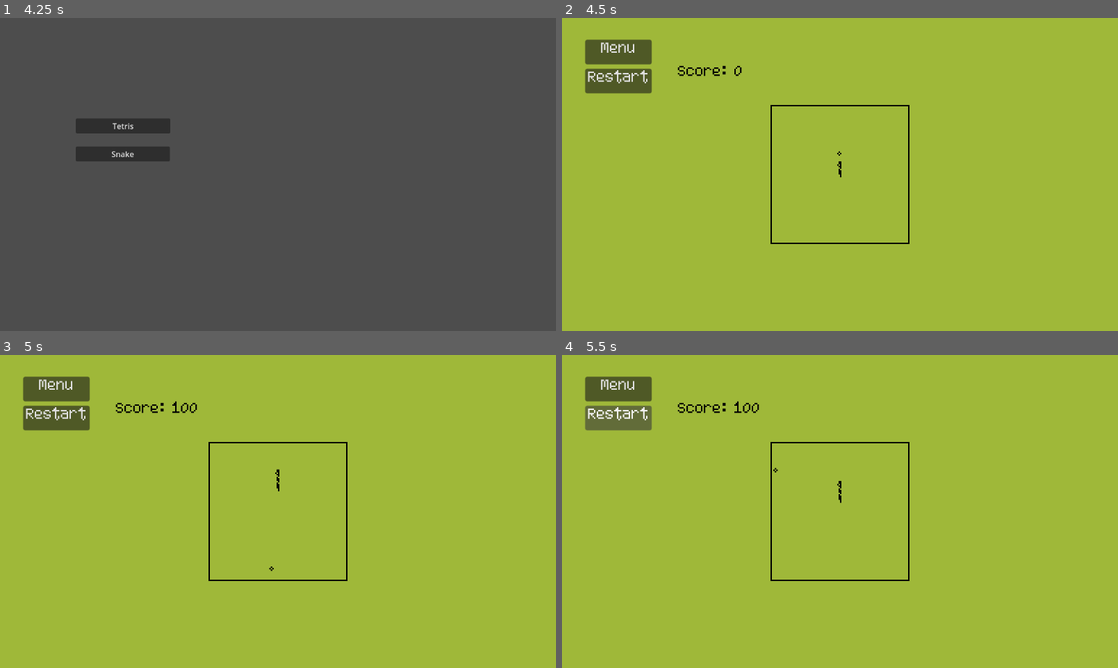
Above: before the commit, frames 1-4 (two rows, left to right).
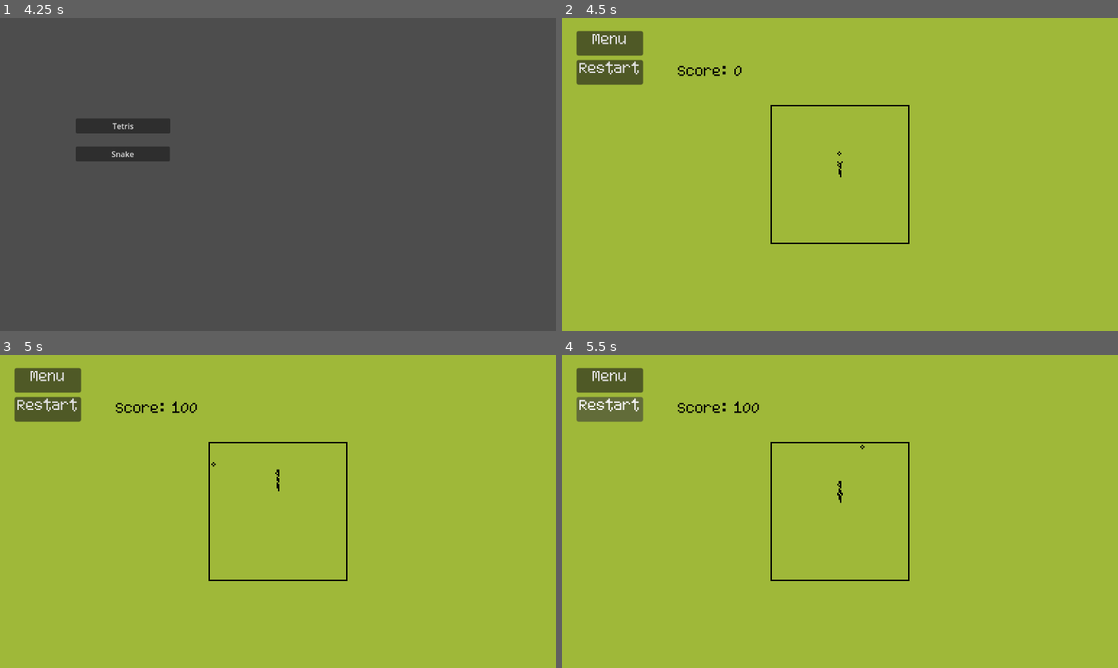
Above: after the commit, the same moments.

Repository: seriousdev-gh/godot_simple_games
Game: Godot game, scene res://scenes/game_selection.tscn
Two runs of this game, one before a commit and one after it. Both use one fixed random seed, a clock stepped at 60 frames per second and the inputs below.
Inputs:
- Up to frame 1 (4.25 s): click "Tetris" at 0.5 s; click "Restart" at 1.25 s; click "Restart" at 2 s; click "Restart" at 2.75 s; click "Menu" at 3.5 s
- Up to frame 2 (4.5 s): click "Snake" at 4.25 s
- Up to frame 3 (5 s): no input
- Up to frame 4 (5.5 s): click "Restart" at 5 s

Frame 1 is identical in both runs. In frame 2, 1.8% of the frame differs, in the area x 2-51%, y 4-47%; in frame 3, 1.8%, in the area x 2-50%, y 4-70%; in frame 4, 1.8%.

Commit message:
snake // completed add food only in free spaces add open/close jaws animation add fat segments

Diff:
--- a/scenes/snake/game.tscn
+++ b/scenes/snake/game.tscn
@@ -7,19 +7,13 @@
 [ext_resource type="Script" path="res://scripts/snake/head.gd" id="5_o0lut"]
 [ext_resource type="PackedScene" uid="uid://bxpoy2277fyov" path="res://scenes/snake/segment.tscn" id="6_kmbdm"]
 [ext_resource type="Theme" uid="uid://dlygxgt8hfakm" path="res://pixel_theme.tres" id="7_2roal"]
-[ext_resource type="FontFile" uid="uid://bvlg0bt6ugohe" path="res://assets/fonts/SummerPixel22Regular-jE0W7.ttf" id="8_dsrch"]
 [ext_resource type="PackedScene" uid="uid://c2qpcf4un5wgv" path="res://scenes/game_control.tscn" id="9_bqhpl"]
 
 [sub_resource type="CircleShape2D" id="CircleShape2D_aawv3"]
 radius = 1.0
 
-[sub_resource type="LabelSettings" id="LabelSettings_c3csw"]
-font = ExtResource("8_dsrch")
-font_size = 13
-font_color = Color(0, 0, 0, 1)
-shadow_size = 0
-shadow_color = Color(1, 1, 1, 0.278431)
-shadow_offset = Vector2(0, 1)
+[sub_resource type="CircleShape2D" id="CircleShape2D_1nujl"]
+radius = 1.0
 
 [node name="GameSnake" type="Node"]
 script = ExtResource("1_47eyt")
@@ -53,6 +47,8 @@
 script = ExtResource("5_o0lut")
 snake_segment_scene = ExtResource("6_kmbdm")
 tail = NodePath("../Body")
+head_close_region = Rect2(11, 1, 4, 4)
+head_open_region = Rect2(11, 6, 4, 4)
 
 [node name="Timer" type="Timer" parent="SnakeHead"]
 wait_time = 0.1
@@ -63,6 +59,12 @@
 [node name="CollisionShape2D" type="CollisionShape2D" parent="SnakeHead/Area2D"]
 shape = SubResource("CircleShape2D_aawv3")
 
+[node name="Area2D2" type="Area2D" parent="SnakeHead"]
+position = Vector2(0, -4)
+
+[node name="CollisionShape2D" type="CollisionShape2D" parent="SnakeHead/Area2D2"]
+shape = SubResource("CircleShape2D_1nujl")
+
 [node name="Body" parent="." node_paths=PackedStringArray("next") instance=ExtResource("6_kmbdm")]
 next = NodePath("../Tail")
 
@@ -72,12 +74,12 @@
 
 [node name="GameOverLabel" type="Label" parent="."]
 offset_left = -27.0
-offset_top = -4.0
+offset_top = -75.0
 offset_right = 27.0
-offset_bottom = 19.0
+offset_bottom = -52.0
 theme = ExtResource("7_2roal")
+theme_override_colors/font_color = Color(0, 0, 0, 1)
 text = "Game over"
-label_settings = SubResource("LabelSettings_c3csw")
 
 [node name="SnakeFood3" parent="." instance=ExtResource("2_g6khy")]
 position = Vector2(0, -14)
@@ -101,12 +103,14 @@
 text = "0"
 
 [node name="Control" parent="." instance=ExtResource("9_bqhpl")]
-offset_left = -186.0
-offset_top = -102.0
-offset_right = -186.0
-offset_bottom = -102.0
+offset_left = -192.0
+offset_top = -108.0
+offset_right = -191.664
+offset_bottom = -109.024
 
 [connection signal="food_collected" from="SnakeHead" to="." method="_on_snake_head_food_collected"]
 [connection signal="self_collided" from="SnakeHead" to="." method="_on_snake_head_self_collided"]
 [connection signal="timeout" from="SnakeHead/Timer" to="SnakeHead" method="_on_timer_timeout"]
 [connection signal="area_entered" from="SnakeHead/Area2D" to="SnakeHead" method="_on_area_2d_area_entered"]
+[connection signal="area_entered" from="SnakeHead/Area2D2" to="SnakeHead" method="_on_area_2d_2_area_entered"]
+[connection signal="area_exited" from="SnakeHead/Area2D2" to="SnakeHead" method="_on_area_2d_2_area_exited"]
--- a/scenes/snake/segment.tscn
+++ b/scenes/snake/segment.tscn
@@ -7,9 +7,17 @@
 atlas = ExtResource("1_7muw3")
 region = Rect2(6, 1, 4, 4)
 
+[sub_resource type="AtlasTexture" id="AtlasTexture_rkkne"]
+atlas = ExtResource("1_7muw3")
+region = Rect2(1, 11, 4, 4)
+
 [sub_resource type="AtlasTexture" id="AtlasTexture_bob22"]
 atlas = ExtResource("1_7muw3")
 region = Rect2(1, 1, 4, 4)
+
+[sub_resource type="AtlasTexture" id="AtlasTexture_1chwd"]
+atlas = ExtResource("1_7muw3")
+region = Rect2(1, 6, 4, 4)
 
 [sub_resource type="AtlasTexture" id="AtlasTexture_gswuy"]
 atlas = ExtResource("1_7muw3")
@@ -27,10 +35,26 @@
 }, {
 "frames": [{
 "duration": 1.0,
+"texture": SubResource("AtlasTexture_rkkne")
+}],
+"loop": true,
+"name": &"corner_fat",
+"speed": 5.0
+}, {
+"frames": [{
+"duration": 1.0,
 "texture": SubResource("AtlasTexture_bob22")
 }],
 "loop": true,
 "name": &"straight",
+"speed": 5.0
+}, {
+"frames": [{
+"duration": 1.0,
+"texture": SubResource("AtlasTexture_1chwd")
+}],
+"loop": true,
+"name": &"straight_fat",
 "speed": 5.0
 }, {
 "frames": [{
--- a/scripts/snake/game.gd
+++ b/scripts/snake/game.gd
@@ -26,6 +26,23 @@
 	current_score += score_increment
 	$ScoreLabelValue.text = str(current_score)
 
+	call_deferred("try_to_instantiate_food")
+
+func try_to_instantiate_food():
 	var food = snake_food_scene.instantiate()
-	food.position = to_world(randi_range(1, width - 2), randi_range(1, height - 2))
-	call_deferred("add_child", food)
+	var any_spatial_node = get_node('SnakeHead')
+	var space_state = any_spatial_node.get_world_2d().direct_space_state
+	var random_position
+	var query = PhysicsPointQueryParameters2D.new()
+
+	for i in 100:
+		random_position = to_world(randi_range(1, width - 2), randi_range(1, height - 2))
+		query.collide_with_areas = true
+		query.position = random_position
+		if !space_state.intersect_point(query):
+			break
+		else:
+			print("Free space not found in: " + str(random_position))
+
+	food.position = random_position
+	add_child(food)
--- a/scripts/snake/head.gd
+++ b/scripts/snake/head.gd
@@ -5,6 +5,9 @@
 
 @export var snake_segment_scene: PackedScene
 @export var tail: AnimatedSprite2D
+@export var head_close_region: Rect2
+@export var head_open_region: Rect2
+
 var current_direction = Vector2.UP
 var grow = false
 
@@ -74,25 +77,31 @@
 	current_direction = new_direction
 
 func update_segment_type(segment: AnimatedSprite2D, new_direction: Vector2) -> void:
+	var type = "straight"
 	if current_direction == DIRECTION_DOWN and new_direction == DIRECTION_RIGHT or \
 	   current_direction == DIRECTION_LEFT and new_direction == DIRECTION_UP:
 		segment.rotation_degrees = 0
-		segment.play("corner")
+		type = "corner"
 	elif current_direction == DIRECTION_UP and new_direction == DIRECTION_RIGHT or \
 		 current_direction == DIRECTION_LEFT and new_direction == DIRECTION_DOWN:
 		segment.rotation_degrees = 90
-		segment.play("corner")
+		type = "corner"
 	elif current_direction == DIRECTION_RIGHT and new_direction == DIRECTION_DOWN or \
 		 current_direction == DIRECTION_UP and new_direction == DIRECTION_LEFT:
 		segment.rotation_degrees = 180
-		segment.play("corner")
+		type = "corner"
 	elif current_direction == DIRECTION_RIGHT and new_direction == DIRECTION_UP or \
 		 current_direction == DIRECTION_DOWN and new_direction == DIRECTION_LEFT:
 		segment.rotation_degrees = 270
-		segment.play("corner")
+		type = "corner"
 	elif current_direction == new_direction:
 		segment.rotation_degrees = direction_to_degress(current_direction)
-		segment.play("straight")
+		type = "straight"
+
+	if grow:
+		segment.play(type + "_fat")
+	else:
+		segment.play(type)
 
 func direction_to_degress(dir) -> float:
 	var value = 0
@@ -123,3 +132,13 @@
 		'snake_segment_area':
 			$Timer.stop()
 			self_collided.emit()
+
+
+func _on_area_2d_2_area_entered(area):
+	if area.name == 'snake_food':
+		region_rect = head_open_region
+
+
+func _on_area_2d_2_area_exited(area):
+	if area.name == 'snake_food':
+		region_rect = head_close_region
--- a/scripts/tetris/game.gd
+++ b/scripts/tetris/game.gd
@@ -116,9 +116,11 @@
 
 	if Input.is_action_just_pressed("rotate"):
 		if current_piece == stick_piece:
+			# TODO: fix warning
 			try_to_rotate(0) or try_to_rotate(-1) or try_to_rotate(-2) or \
 					try_to_rotate(1) or try_to_rotate(2)
 		else:
+			# TODO: fix warning
 			try_to_rotate(0) or try_to_rotate(-1) or try_to_rotate(1)
 		queue_redraw()
 
Binary file changed: assets/snake.png
Not shown: 1 places in scenes/snake/game.tscn that only renumber resources
Not shown: 1 places in scenes/snake/segment.tscn that only renumber resources
